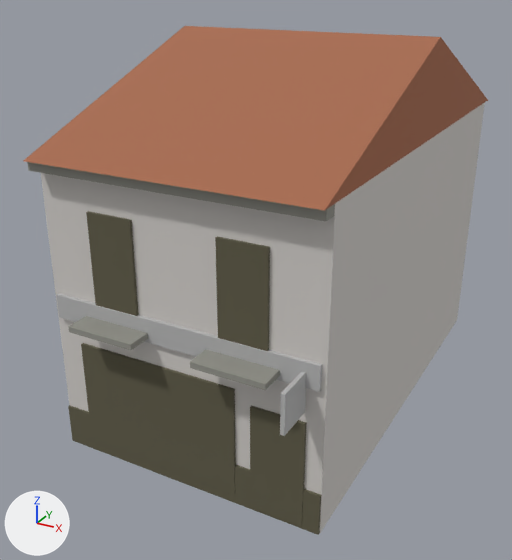
The FBX model entregas/teo-modelado/pueblo-valenciano/BajoComercial/SM_BajoComercial_v2_Farmacia_LOD1.fbx, before and after one commit.
Before and after are seen from a 50 mm lens placed at (6.88, -14.3, 9.62), pointed at (-0.49, -0.91, 2.92). Every picture has the same lights, and +X, +Y and +Z are marked at lower left. The picture after the commit comes second. Where no turn or scale is listed for an object, it has been applied to the vertices.

Objects in the first picture: 'SM_pueblo_valenciano_v7_LOD1'.
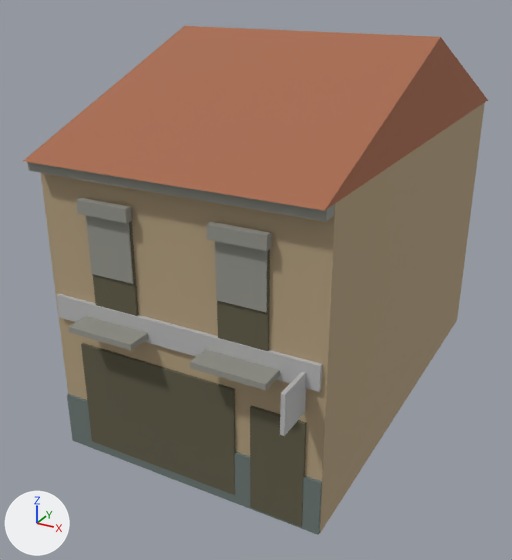
Where the change shows, as pixel boxes (x1, y1, x2, y2) in the pictures (512 x 560 px; the box of a moved part takes in the faces that stretch with it):
part 1 of me_sm_pueblo_valenciano_v7_lod1_001, added: after (76, 198, 132, 223)
part 2 of me_sm_pueblo_valenciano_v7_lod1_001, added: after (86, 215, 134, 284)
part 3 of me_sm_pueblo_valenciano_v7_lod1_001, added: after (207, 222, 272, 251)
part 4 of me_sm_pueblo_valenciano_v7_lod1_001, added: after (215, 241, 268, 312)
part 5 of me_sm_pueblo_valenciano_v7_lod1_001, moved or reshaped: before (68, 405, 321, 535); after (67, 394, 322, 535)
part 6 of me_sm_pueblo_valenciano_v7_lod1_001, surface changed (grey to brown): (41, 103, 485, 535) in both

What changed in the scene script:
```text
Change me_sm_pueblo_valenciano_v7_lod1_001:
    used by ob_sm_pueblo_valenciano_v7_lod1; location = (0.0, 0.0, 0.0)
    verts and faces of me_sm_pueblo_valenciano_v7_lod1_001; kept vertices keep their numbers, new ones are numbered from 110
    before: 9 (-2.99, -4.83, 0.9) at pixel (68, 406), 11 (-2.99, -4.76, 0.9) at pixel (70, 405), 13 (2.99, -4.83, 0.9) at pixel (320, 496), 15 (2.99, -4.76, 0.9) at pixel (321, 494)
    remove me_sm_pueblo_valenciano_v7_lod1_001.from_pydata(...)  # 110 vertices, 83 faces; spans x -3.0..3.0, y -5.62..5.63, z 0.0..8.4
    add me_sm_pueblo_valenciano_v7_lod1_001.from_pydata(...)  # 142 vertices, 107 faces; spans x -3.0..3.0, y -5.62..5.63, z 0.0..8.4
    me_sm_pueblo_valenciano_v7_lod1_001 part 1: a new loose piece, a box spanning x -1.96..-0.84, y -5.0..-4.84, z 5.51..5.77, in mat_mat_paleta32 (picture img_t_paleta32_png)
    me_sm_pueblo_valenciano_v7_lod1_001 part 2: a new loose piece, a box spanning x -1.89..-0.91, y -4.87..-4.84, z 4.276..5.5, in mat_mat_paleta32 (picture img_t_paleta32_png)
    me_sm_pueblo_valenciano_v7_lod1_001 part 3: a new loose piece, a box spanning x 0.84..1.96, y -5.0..-4.84, z 5.51..5.77, in mat_mat_paleta32 (picture img_t_paleta32_png)
    me_sm_pueblo_valenciano_v7_lod1_001 part 4: a new loose piece, a box spanning x 0.91..1.89, y -4.87..-4.84, z 4.356..5.5, in mat_mat_paleta32 (picture img_t_paleta32_png)
    me_sm_pueblo_valenciano_v7_lod1_001 part 5
    add for i in [9, 11, 13, 15]: verts[i] += (0.0, 0.0, 0.3)
    me_sm_pueblo_valenciano_v7_lod1_001 part 6: 12 kept faces spanning x -3.0..3.0, y -4.83..5.23, z 0.0..6.4 get new texture (UV) coordinates
```
